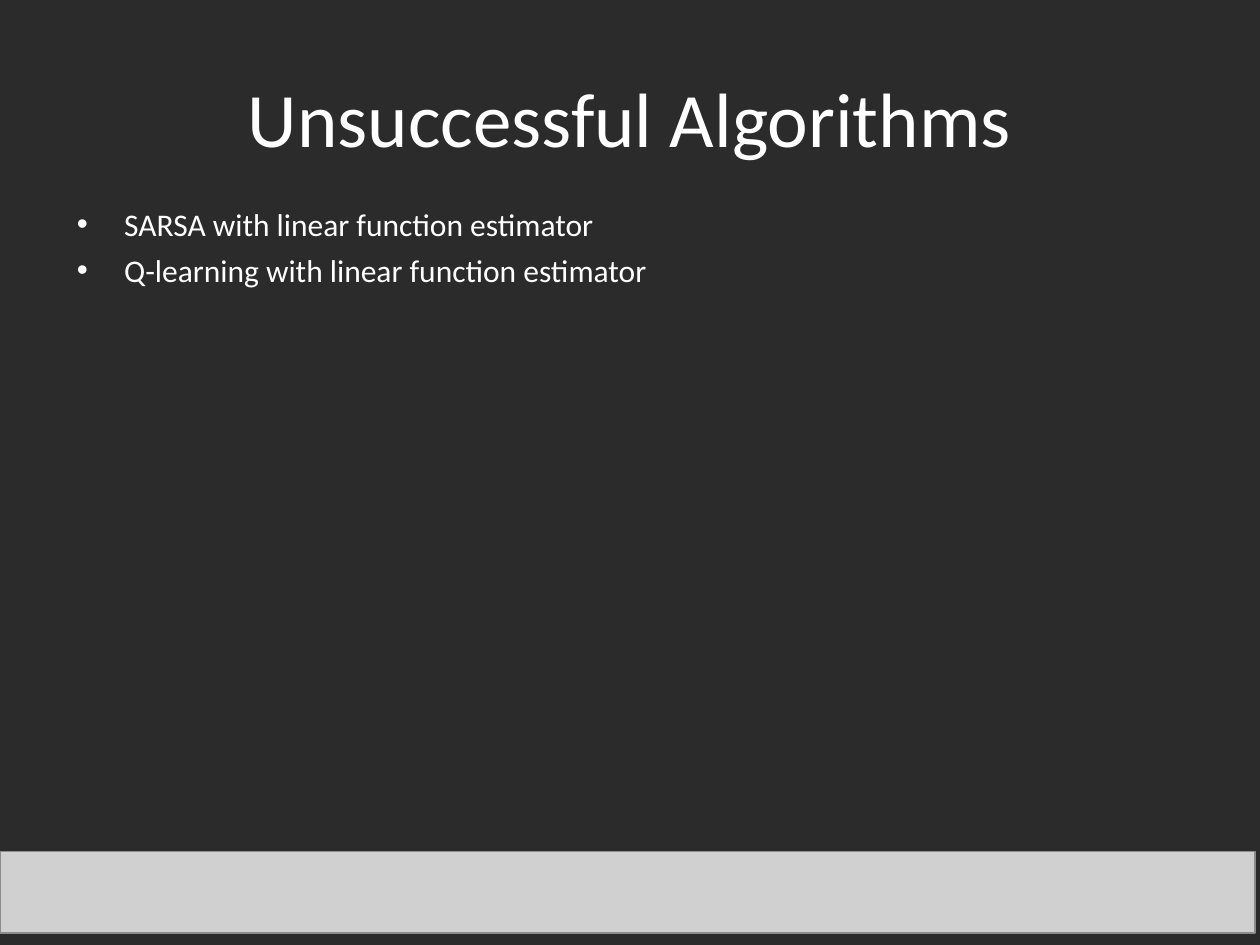
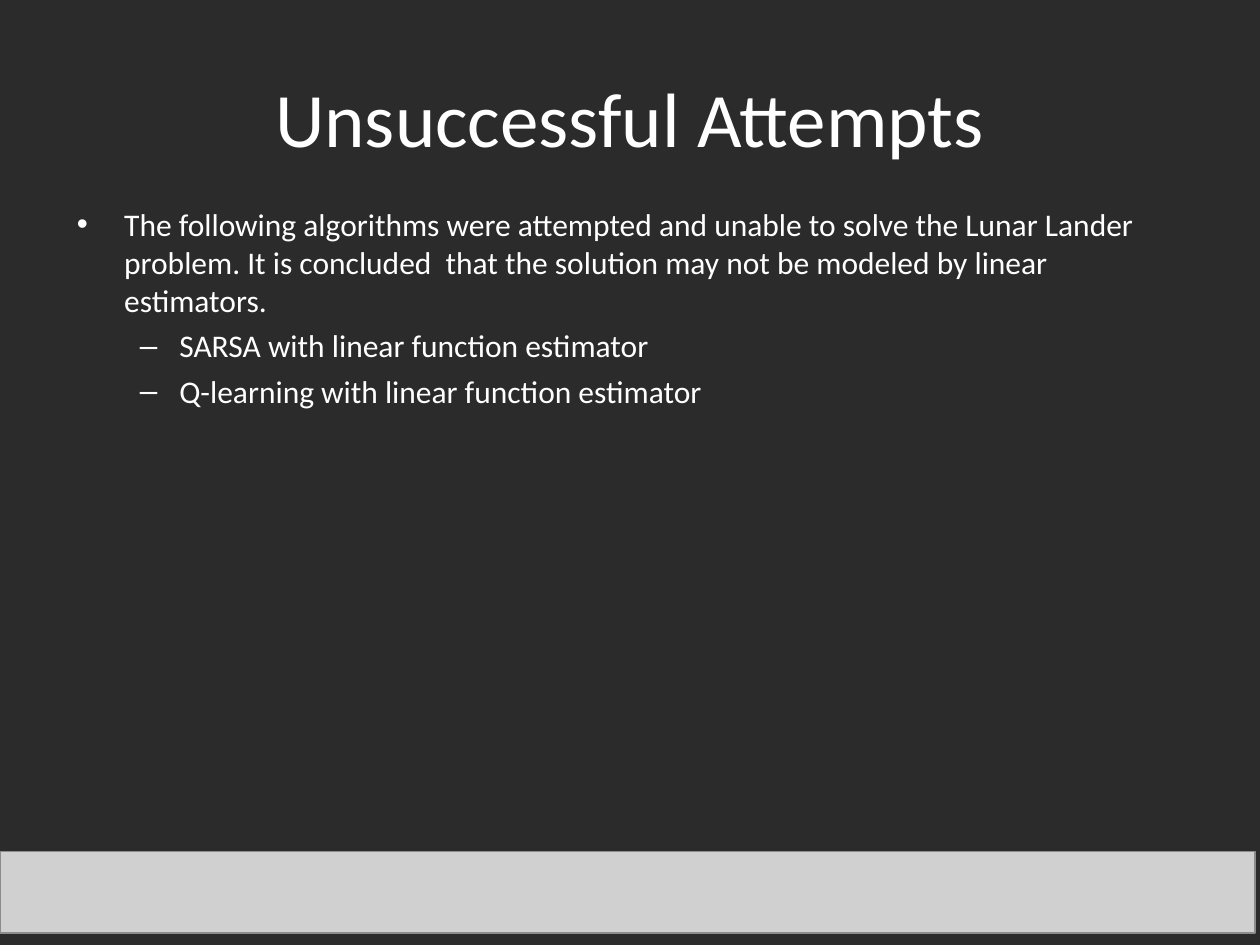
Before and after one commit to jameschanx/Georgia_Tech_School_Projects, a slide deck: slide 4 of Lunar Lander - CS7642 Reinforcement Learning.ppt. Drawn at 1260x945 pixels with LibreOffice and Linux fonts; fonts in the diff are those of the drawing; grey boxes stand for pictures; background and template pictures are left out; a plain dark background stands for a picture behind light text. Boxes give left, top, right and bottom in pixels: in the first picture for what was removed or moved away, otherwise in the second. Text is boxed around its words. In the diff, an @@ line names an element or a change of style, - is before the commit and + after.

```diff
--- a/Lunar Lander - CS7642 Reinforcement Learning.ppt
+++ b/Lunar Lander - CS7642 Reinforcement Learning.ppt
@@ title at box(275, 93, 983, 160): text changed @@
-Unsuccessful Algorithms
+Unsuccessful Attempts
@@ text at box(124, 214, 1133, 313): paragraph added @@
+• The following algorithms were attempted and unable to solve the Lunar Lander problem. It is concluded that the solution may not be modeled by linear estimators.
@@ text at box(179, 335, 701, 409): bullet • to –; list level 1 to 2 in "SARSA with linear function estimator"; list level 1 to 2 in "Q-learning with linear function estimator" @@
```
Also in this commit, not shown: 2 other slides changed, 1 other file.
